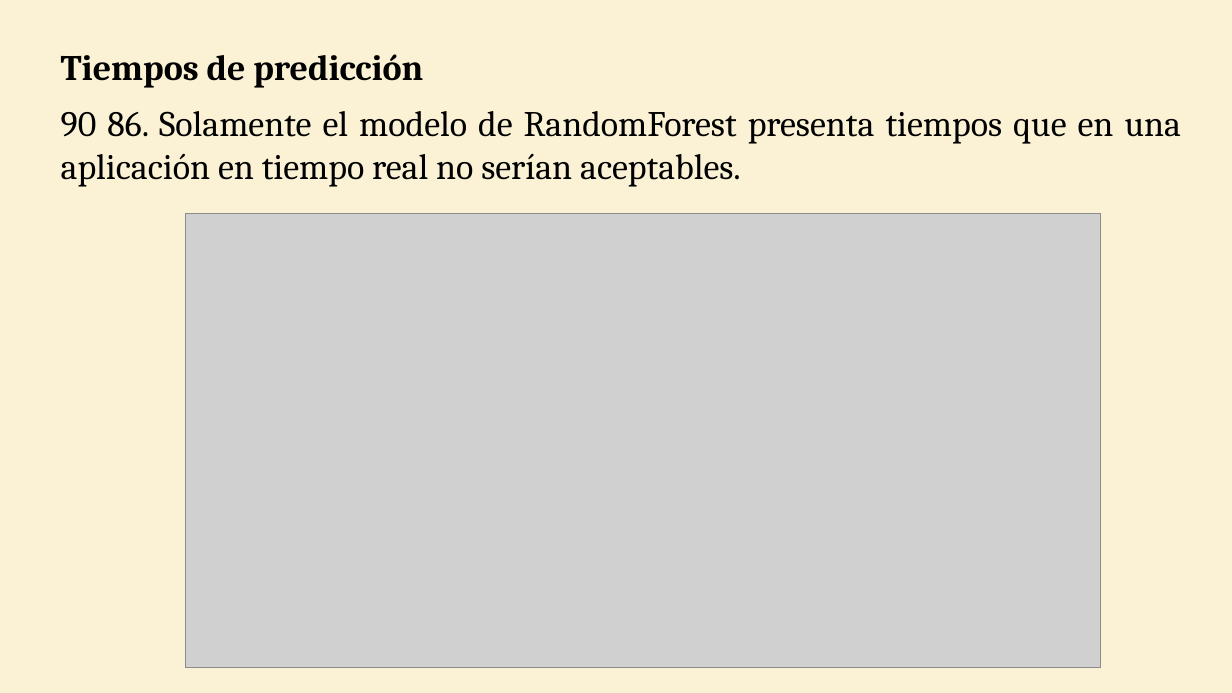
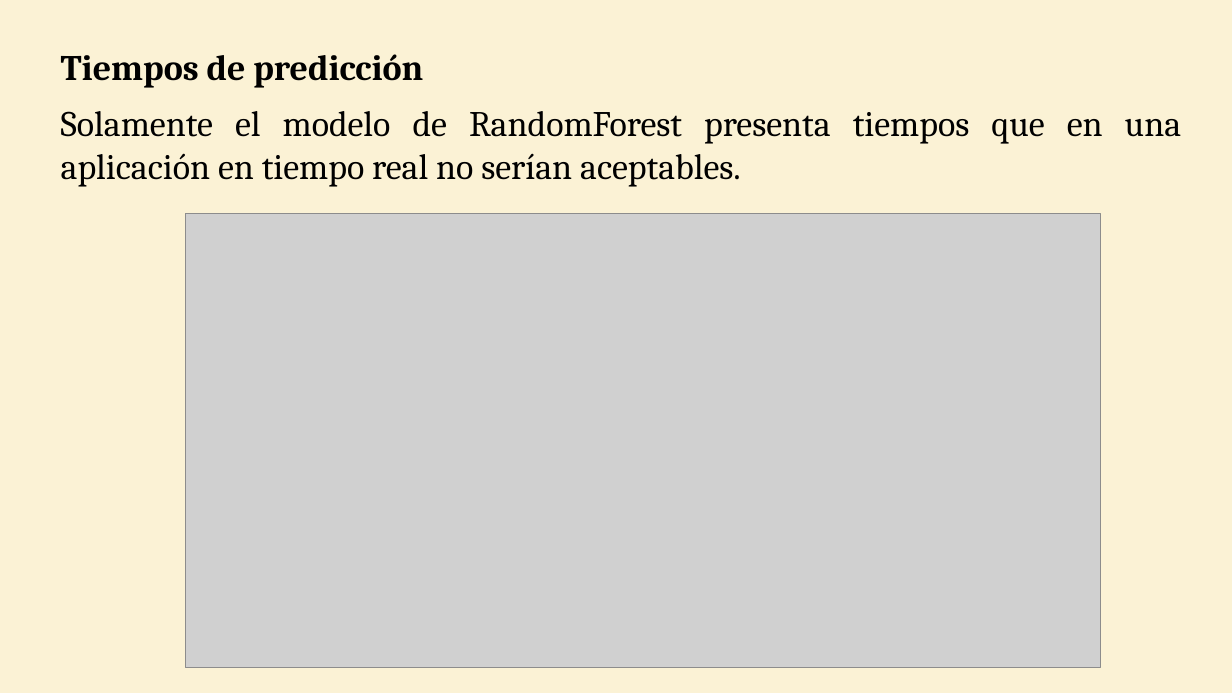
Before and after one commit to WilderGitHub/MCD, a slide deck: slide 16 of II. 08 Minería de Datos II/Proyecto Final.pptx. Drawn at 1232x693 pixels with LibreOffice and Linux fonts; fonts in the diff are those of the drawing; grey boxes stand for pictures. Boxes give left, top, right and bottom in pixels: in the first picture for what was removed or moved away, otherwise in the second. Text is boxed around its words. In the diff, an @@ line names an element or a change of style, - is before the commit and + after.

```diff
--- a/II. 08 Minería de Datos II/Proyecto Final.pptx
+++ b/II. 08 Minería de Datos II/Proyecto Final.pptx
@@ text at (61,111,1182,187): text changed @@
-90 86. Solamente el modelo de RandomForest presenta tiempos que en una aplicación en tiempo real no serían aceptables.
+Solamente el modelo de RandomForest presenta tiempos que en una aplicación en tiempo real no serían aceptables.
```
Also in this commit, not shown: 4 other slides changed, 9 slides added, 16 slides removed, 1 other file.
